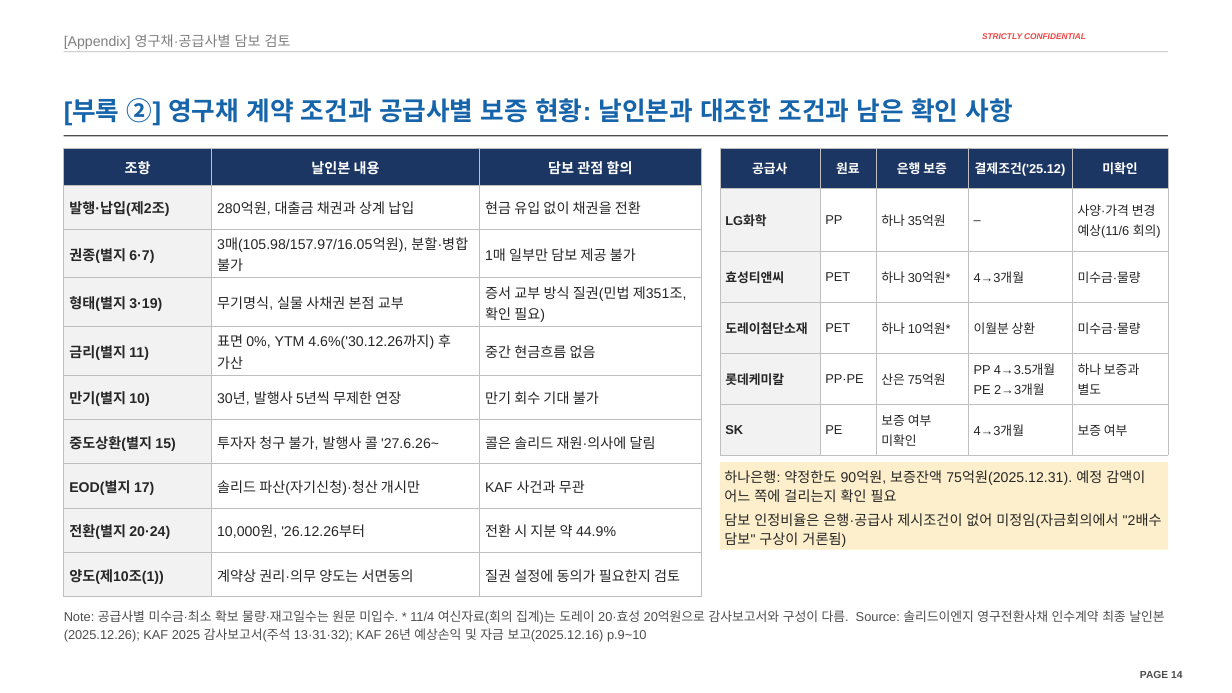
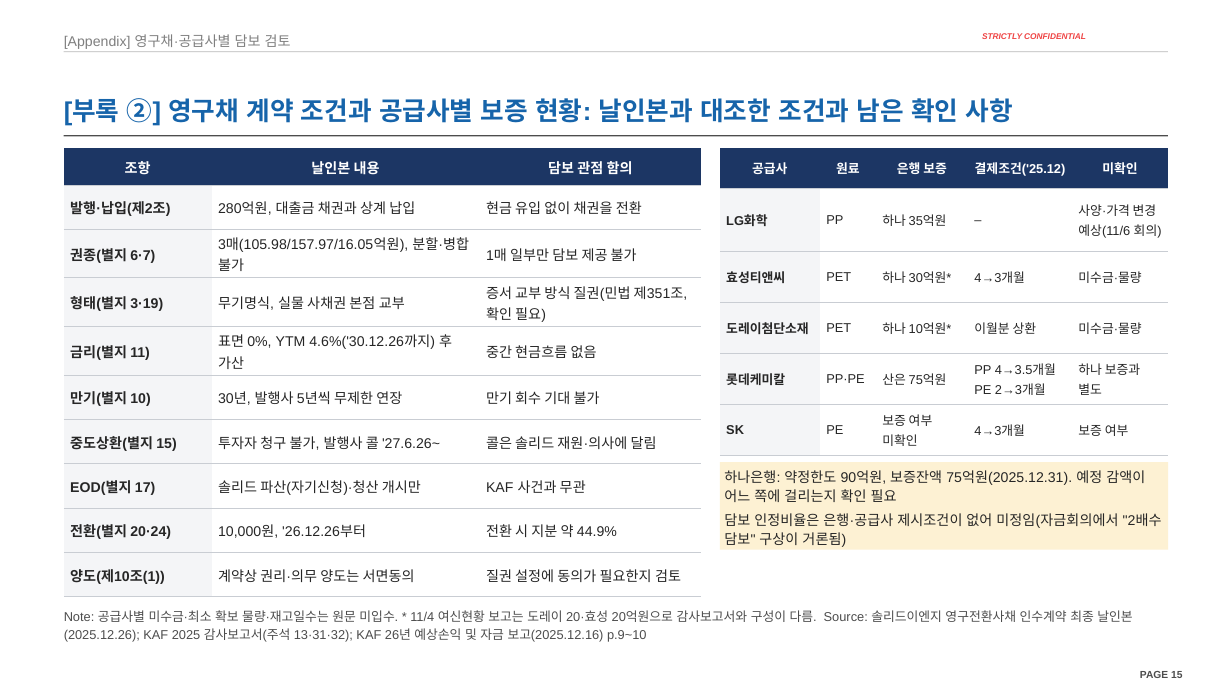
Before and after one commit to jogyesung/GS-Secretary, a slide deck: slide 15 of outputs/CIP_KAF_솔리드_자금조달차질_시나리오_20261118.pptx (slide 14 before the commit). Drawn at 1232x693 pixels with LibreOffice and Linux fonts; fonts in the diff are those of the drawing; background and template pictures are left out. Boxes give left, top, right and bottom in pixels: in the first picture for what was removed or moved away, otherwise in the second. Text is boxed around its words. In the diff, an @@ line names an element or a change of style, - is before the commit and + after.

```diff
--- a/outputs/CIP_KAF_솔리드_자금조달차질_시나리오_20261118.pptx
+++ b/outputs/CIP_KAF_솔리드_자금조달차질_시나리오_20261118.pptx
@@ table at [64, 148, 701, 588] @@
@@ fill #F2F2F2 to #F4F5F7 in 9 cells @@
@@ borders changed @@
@@ table at [720, 148, 1169, 450] @@
@@ fill #F2F2F2 to #F4F5F7 in 5 cells @@
@@ borders changed @@
@@ text at [64, 610, 1132, 642]: text changed @@
-Note: 공급사별 미수금·최소 확보 물량·재고일수는 원문 미입수. * 11/4 여신자료(회의 집계)는 도레이 20·효성 20억원으로 감사보고서와 구성이 다름. Source: 솔리드이엔지 영구전환사채 인수계약 최종 날인본(2025.12.26); KAF 2025 감사보고서(주석 13·31·32); KAF 26년 예상손익 및 자금 보고(2025.12.16) p.9~10
+Note: 공급사별 미수금·최소 확보 물량·재고일수는 원문 미입수. * 11/4 여신현황 보고는 도레이 20·효성 20억원으로 감사보고서와 구성이 다름. Source: 솔리드이엔지 영구전환사채 인수계약 최종 날인본(2025.12.26); KAF 2025 감사보고서(주석 13·31·32); KAF 26년 예상손익 및 자금 보고(2025.12.16) p.9~10
@@ page number at [1140, 671, 1182, 678]: text changed @@
-PAGE 14
+PAGE 15
```
Also in this commit, not shown: 23 other slides changed, 1 slide added, 3 other files.
